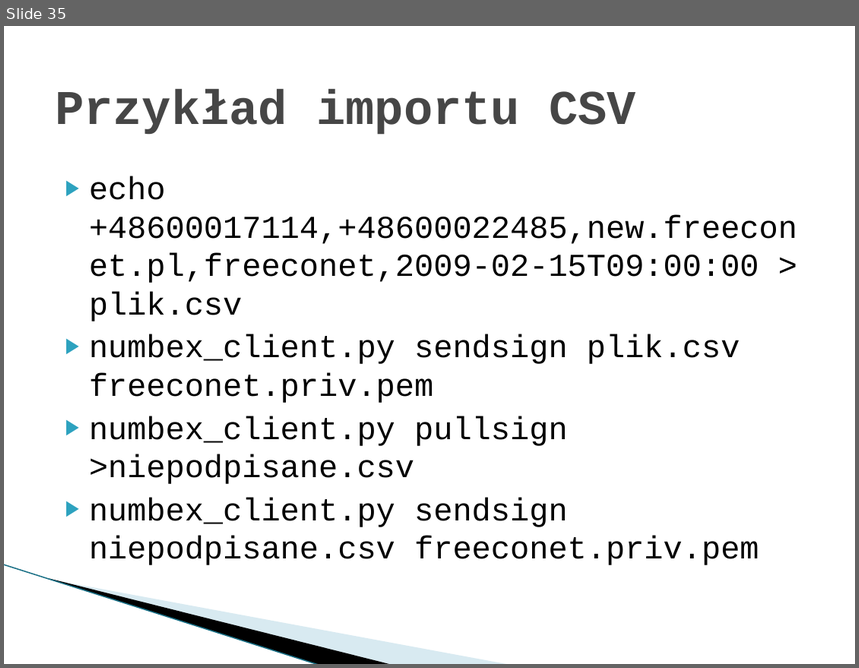
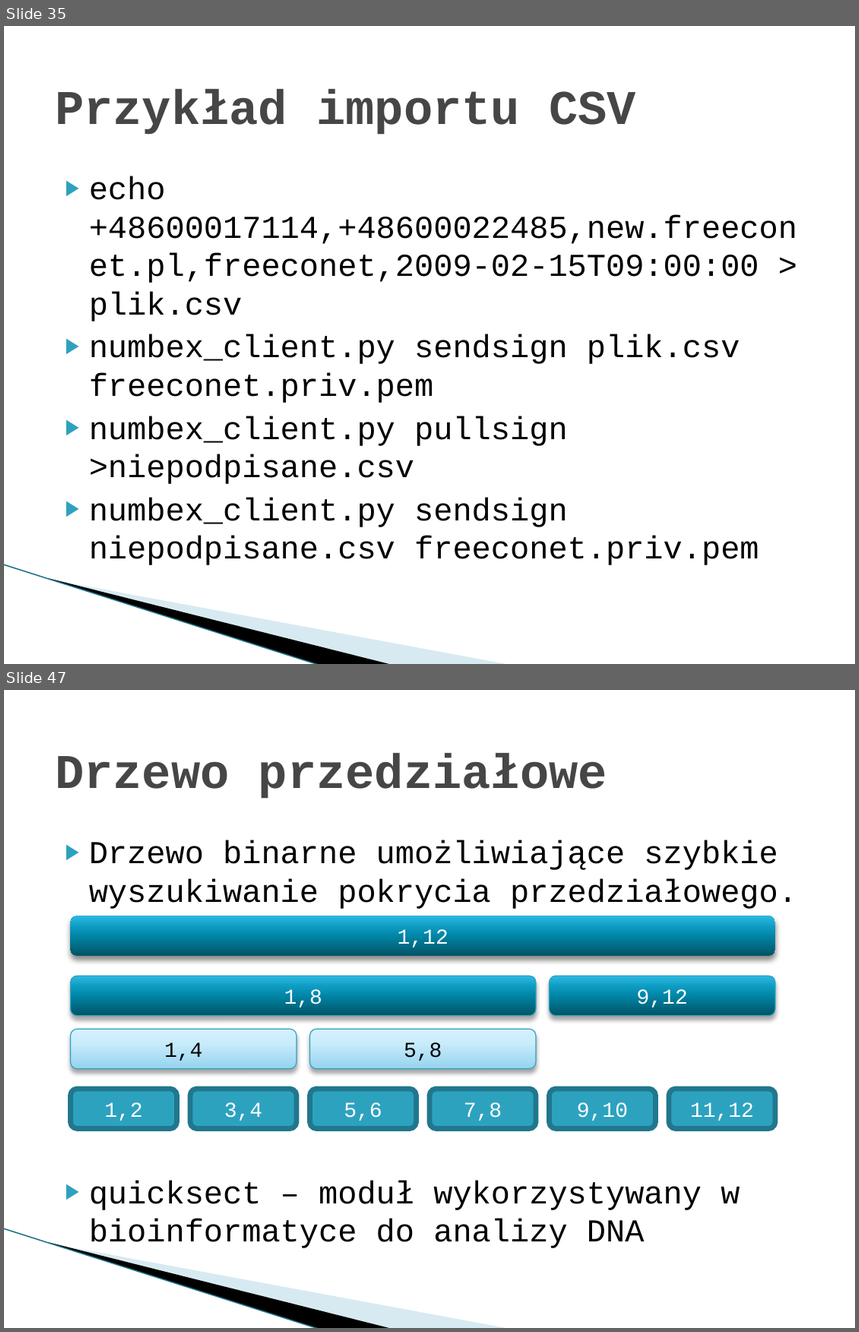
Before and after one commit to imbaczek/numbex, a slide deck: docs/NumbexFinalPresentation.pptx. Shown one above the other, each under a label of ours: slide 35 before the commit, slides 35 and 47 after it; the slides between them are not shown. The pictures are 859x668 and 859x1332 pixels, drawn with LibreOffice and Linux fonts; fonts in the diff are those of the drawing; background and template pictures are left out. Boxes give left, top, right and bottom in pixels: in the first picture for what was removed or moved away, otherwise in the second. Text is boxed around its words. In the diff, an @@ line names an element or a change of style, - is before the commit and + after.

```diff
--- a/docs/NumbexFinalPresentation.pptx
+++ b/docs/NumbexFinalPresentation.pptx
@@ slide 47 added at box(4, 690, 855, 1328), background #FFFFFF; not listed: 3 template elements that a slide beside it also shows @@
@@ title added at box(55, 753, 607, 799), 41 pt, text #464646, bold @@
+Drzewo przedziałowe
@@ text added at box(89, 840, 797, 1249), 27 pt, text #000000 @@
+▶ Drzewo binarne umożliwiające szybkie wyszukiwanie pokrycia przedziałowego.
+▶ quicksect – moduł wykorzystywany w bioinformatyce do analizy DNA
@@ group added at box(70, 916, 776, 1129): 11 rounded rectangles @@
+1,4
+1,2
+3,4
+5,6
+7,8
+9,10
+11,12
+5,8
+1,8
+9,12
+1,12
```
Also in this commit, not shown: 1 slide changed, 12 other slides added.
